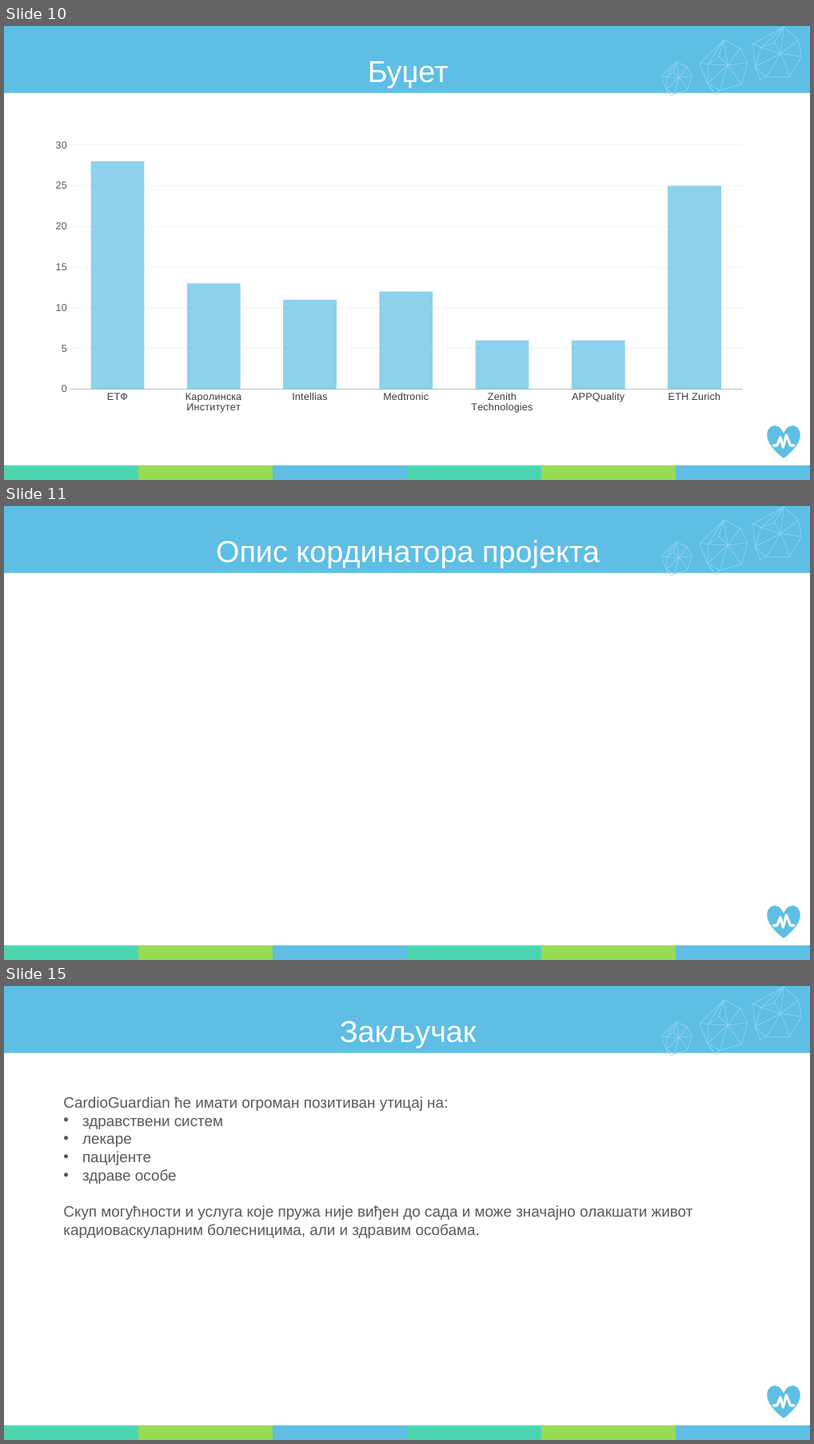
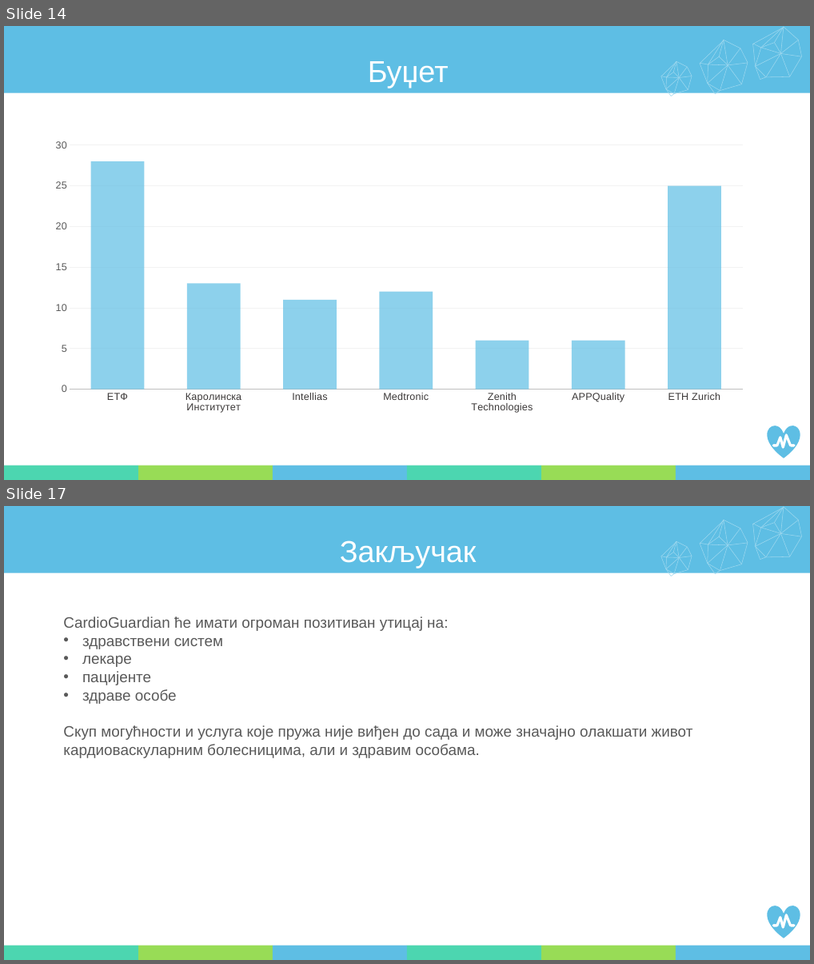
Before and after one commit to PetrovicT/CardioGuardian, a slide deck: Faza III/prezentacija.pptx. Shown one above the other, each under a label of ours: slides 10, 11 and 15 before the commit, slides 14 and 17 after it; the slides between them are not shown. The pictures are 814x1444 and 814x964 pixels, drawn with LibreOffice and Linux fonts; fonts in the diff are those of the drawing. Boxes give left, top, right and bottom in pixels: in the first picture for what was removed or moved away, otherwise in the second. Text is boxed around its words. In the diff, an @@ line names an element or a change of style, - is before the commit and + after.

```diff
--- a/Faza III/prezentacija.pptx
+++ b/Faza III/prezentacija.pptx
@@ slide 11 removed at (4,506,810,960), background #FFFFFF; not listed: 74 template elements that a slide beside it also shows @@
@@ text removed at (216,540,600,568) @@
-Опис кординатора пројекта
@@ what was slide 10 is now slide 14 @@
@@ what was slide 15 is now slide 17 @@
```
Also in this commit, not shown: 4 slides changed, 5 slides added, 2 other slides removed, 3 other files.
